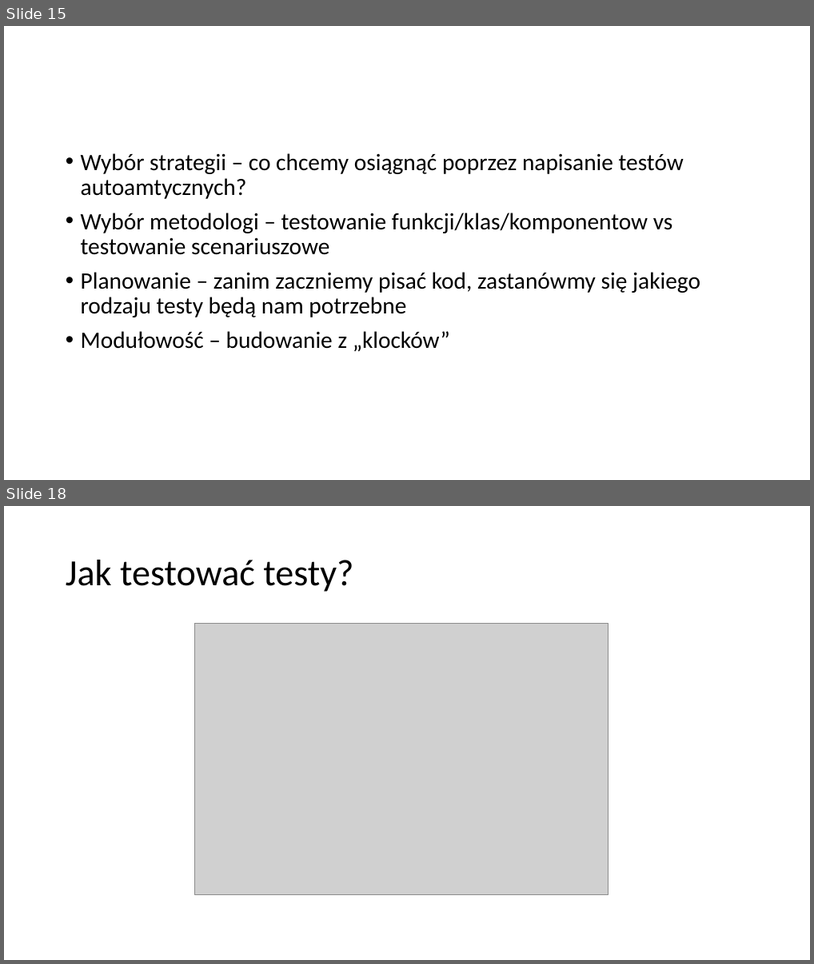
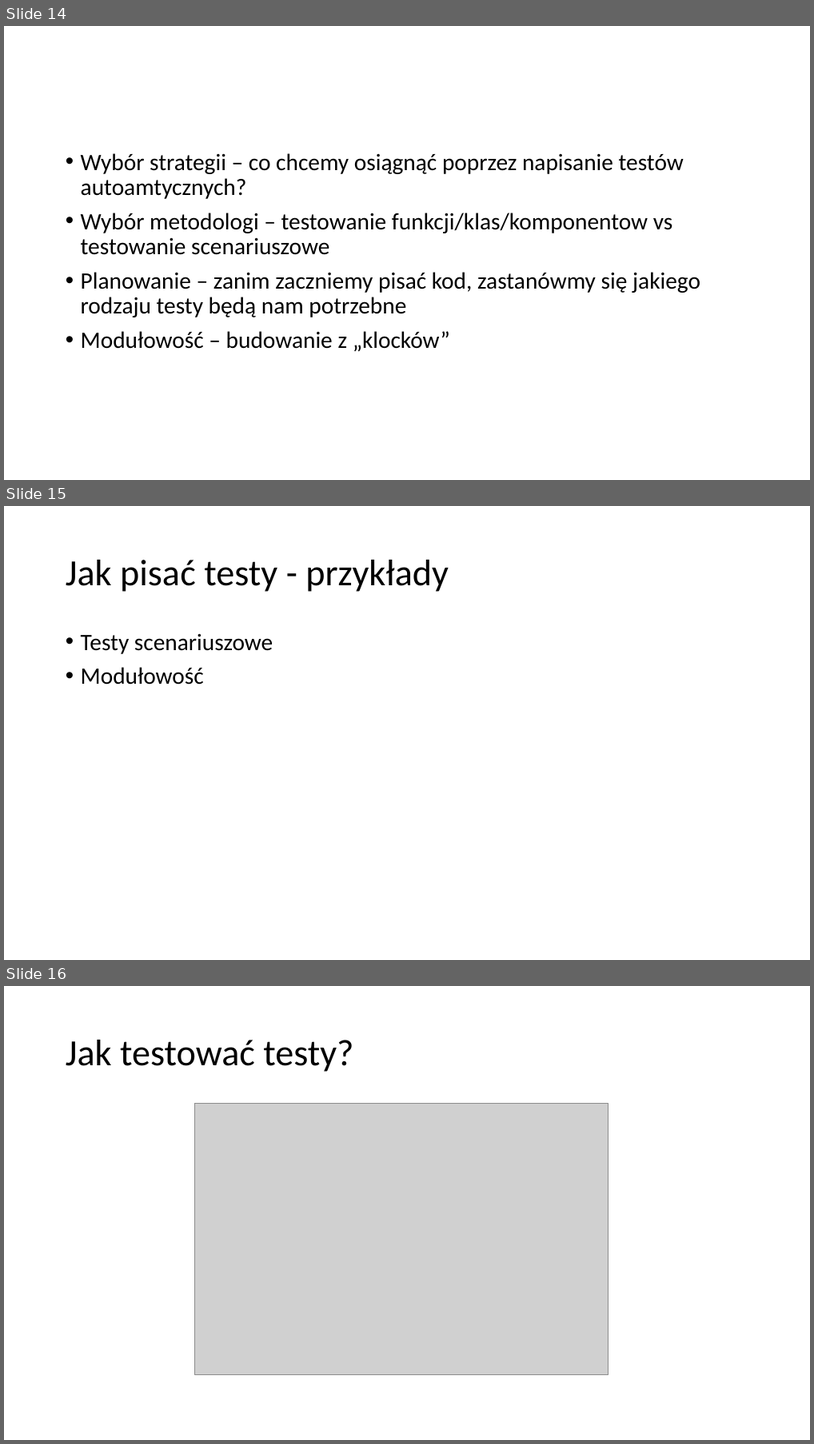
Before and after one commit to plitwinski/automated-tests-presentation, a slide deck: presentation/polish/Automatycznie testowalne aplikacje w srodowisku rozproszonym.pptx. Shown one above the other, each under a label of ours: slides 15 and 18 before the commit, slides 14, 15 and 16 after it; the slides between them are not shown. The pictures are 814x964 and 814x1444 pixels, drawn with LibreOffice and Linux fonts; fonts in the diff are those of the drawing; grey boxes stand for pictures. Boxes give left, top, right and bottom in pixels: in the first picture for what was removed or moved away, otherwise in the second. Text is boxed around its words. In the diff, an @@ line names an element or a change of style, - is before the commit and + after.

```diff
--- a/presentation/polish/Automatycznie testowalne aplikacje w srodowisku rozproszonym.pptx
+++ b/presentation/polish/Automatycznie testowalne aplikacje w srodowisku rozproszonym.pptx
@@ slide 15 added at [4, 506, 810, 960], background #FFFFFF @@
@@ title added at [66, 560, 449, 592], 44 pt, text #000000 @@
+Jak pisać testy - przykłady
@@ text added at [81, 633, 273, 684], 28 pt, text #000000 @@
+• Testy scenariuszowe
+• Modułowość
@@ what was slide 15 is now slide 14 @@
@@ what was slide 18 is now slide 16 @@
```
Also in this commit, not shown: 4 slides changed, 3 slides removed, 1 other file.
